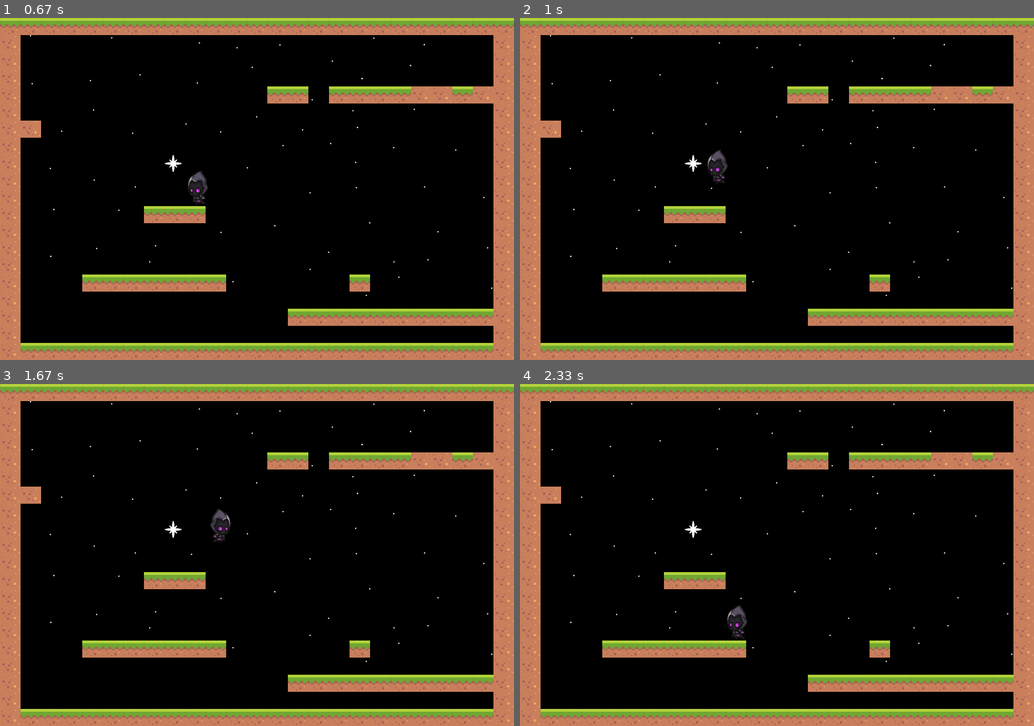
Above: before the commit, frames 1-4 (two rows, left to right).
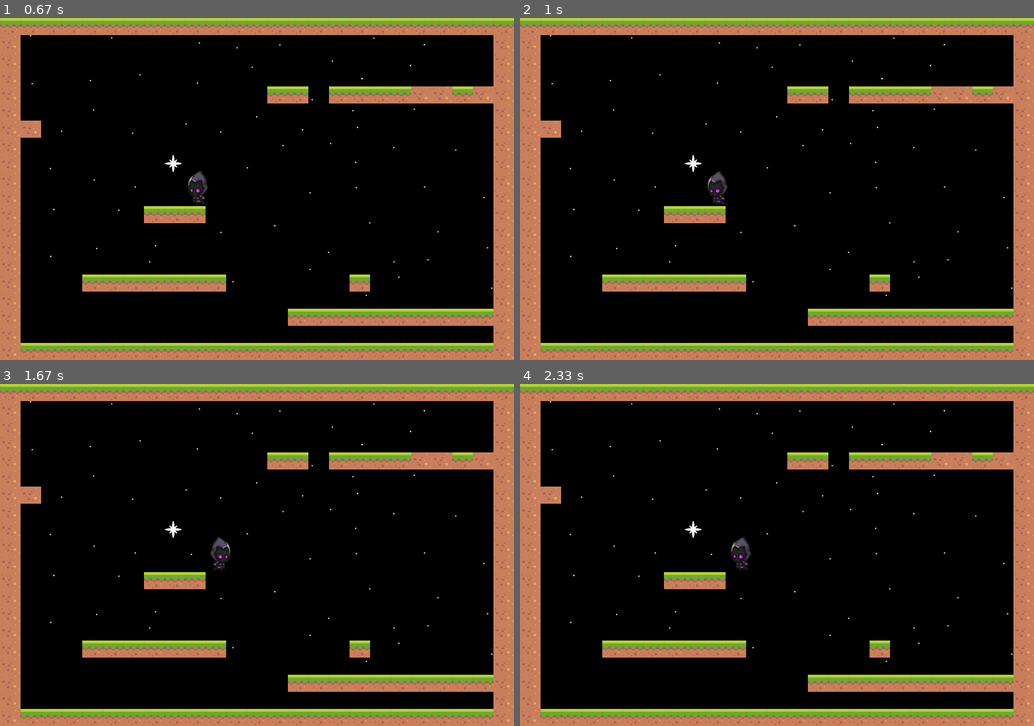
Above: after the commit, the same moments.

Repository: Ryastan/YLyceum_Game
Game: pygame game, started from Game on PyGame/main.py
The game is run twice, just before and just after one commit, with the same random seed, the same clock (stepped at 60 frames per second) and the same inputs.
Inputs:
- Up to frame 1 (0.67 s): hold Right from 0.33 s (still down)
- Up to frame 2 (1 s): release Right at 0.8 s; hold Shift from 0.83 s (still down); hold Up from 0.83 s (still down)
- Up to frame 3 (1.67 s): release Shift at 1.13 s; release Up at 1.13 s; hold Up 1.17-1.47 s; hold Right from 1.5 s (still down)
- Up to frame 4 (2.33 s): release Right at 1.97 s; hold Left from 2 s (still down)

Frame 1 is identical in both runs. In frame 2, 0.3% of the frame differs, in the area x 36-41%, y 38-55%; in frame 3, 0.4%; in frame 4, 0.4%, in the area x 40-45%, y 44-75%.

Commit message:
Я добавил интересную механику рывка с полётом

Diff:
--- a/Game on PyGame/hero.py
+++ b/Game on PyGame/hero.py
@@ -36,8 +36,9 @@
         self.ground = False
         self.jump_power = 5
         self.gravity = 0.30
+        self.shift_used = 0
 
-    def update(self,  left, right, up, platforms):
+    def update(self,  left, right, up, shift, platforms):
         if self.time < 1 and self.condition != 6:
             self.condition = 5
             self.live = 0
@@ -74,7 +75,11 @@
 
 
         if not(left or right) and self.live == 1:
-            self.x_speed = 0
+            if self.x_speed > 0:
+                self.x_speed -= 1
+            if self.x_speed < 0:
+                self.x_speed += 1
+
             if self.condition == 1 or self.condition == 2:
                 self.condition = 2
                 if self.anim_time > 11:
@@ -91,6 +96,15 @@
                 self.image = pygame.transform.flip(self.image, True, False)
         if not self.ground:
             self.y_speed += self.gravity
+
+        if shift and self.live == 1 and self.shift_used == 0:
+            self.shift_used = 100
+
+        if self.shift_used > 80 and self.prev_cond == 1:
+            self.x_speed = 21
+
+        if self.shift_used > 80 and self.prev_cond == 3:
+            self.x_speed = -21
 
         if self.condition == 5:
             print(self.anim_time, "//")
--- a/Game on PyGame/levels.py
+++ b/Game on PyGame/levels.py
@@ -38,6 +38,7 @@
         left = False
         right = False
         up = False
+        shift = False
         hero = Hero(550, 550)  # Класс героя
         entities = pygame.sprite.Group()  # Все объекты
 
@@ -113,6 +114,8 @@
                         right = True
                     elif event.key == K_UP:
                         up = True
+                    elif event.key == K_LSHIFT:
+                        shift = True
                 elif event.type == KEYUP:
                     if event.key == K_LEFT:
                         left = False
@@ -120,8 +123,14 @@
                         right = False
                     elif event.key == K_UP:
                         up = False
+                    elif event.key == K_LSHIFT:
+                        shift = False
             if hero.condition == 6 and hero.time < -100:
                 run_game = False
+
+            if hero.shift_used > 0:
+                hero.shift_used -= 1
+                hero.y_speed = 0
 
 
             surface.blit(bg, (0, 0))
@@ -129,7 +138,7 @@
             if timing == 3:
                 hero.anim_time += 1
                 timing = 0
-            hero.update(left, right, up, platforms)  # передвижение
+            hero.update(left, right, up, shift, platforms)  # передвижение
             surface.blit(hero.image, (hero.rect.centerx - 75, hero.rect.centery - 60))
             entities.draw(surface)
             bentities.draw(bg)
@@ -194,4 +203,4 @@
 
             pygame.display.update()
             pygame.display.flip()
-            clock.tick(60)
+            clock.tick(FPS)
